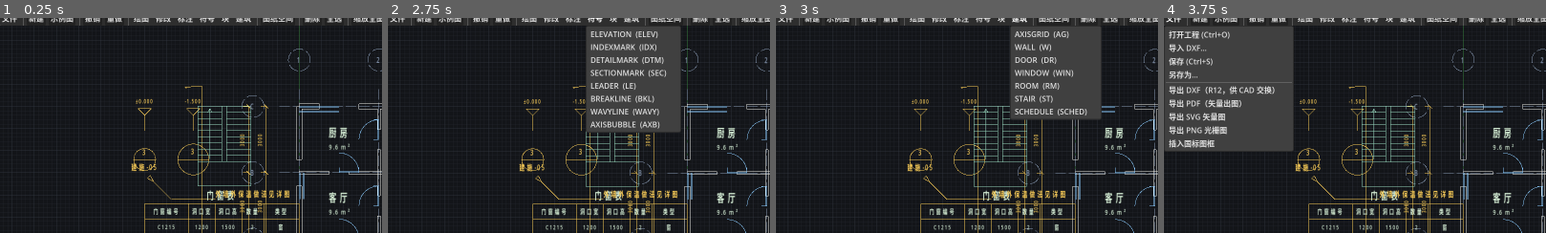
Above: before the commit, frames 1-4 (left to right).
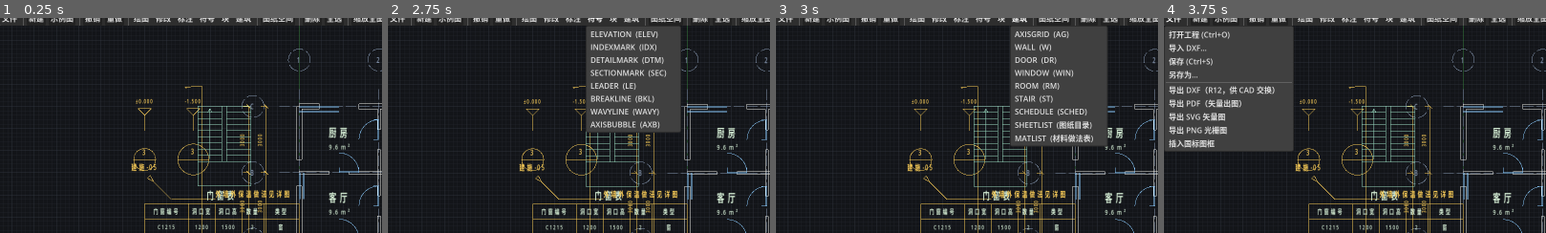
Above: after the commit, the same moments.

Repository: v-dao/HouseBuilder
Game: Godot game, scene res://src/main.tscn
Same seed, same stepped clock (60 frames per second), same inputs: the game is played once before the commit and once after it.
Inputs (mouse positions are % of the whole screen's width and height, from its top left):
- Up to frame 1 (0.25 s): no input
- Up to frame 2 (2.75 s): click (51, 96) at 0.52 s; type "12" at 0.6 s; click "标注" at 1.25 s; click "符号" at 2 s
- Up to frame 3 (3 s): click "建筑" at 2.75 s
- Up to frame 4 (3.75 s): click "文件" at 3.5 s
The pictures show only the part of the screen within x 0-50%, y 2-52%; the shares and areas given below are measured in that part.

Frames 1-2 are identical in both runs. In frame 3, 3.8% of the frame differs, in the area x 61-87%, y 3-60%; in frame 4, nothing differs.

Commit message:
补齐完成度审计发现的遗漏项
审计方式：逐条核对计划里的每个条目是否真的实现，
而不是凭印象 —— 结果发现八处未落实，其中两处只是同名字符串
出现在注释里（"图纸目录""材料做法"），实际并无实现。

补齐的内容
- GB/T 50002 建筑模数协调（src/gb/gb_modular.gd）：
  基本模数 1M=100、扩大模数 3M/6M/12M/15M/30M/60M、分模数 M/10、M/5、M/2；
  常用开间/进深/层高/墙厚/门窗洞口尺寸序列与校验函数
- 快速选择 QSELECT：按类型/图层/颜色索引筛选并入选择集
- 图纸目录 SHEETLIST：统计各布局的图名图号并生成表格
- 材料做法表 MATLIST：按标准做法模板生成表格（事后可逐格改文字）
- 块重定义：BLOCK 遇已存在的块名即重定义，所有引用同步更新。
  这是编辑块的标准流程：分解引用 -> 改图元 -> 用同一个名字重建
  （比单独的块编辑器更贴合实际工作方式，也不需要第二套文档模型）
- 批量出图：每个布局导出一个 PDF，文件名用「图号_图名」。
  PdfWriter 支持按布局出图：纸张取布局幅面、内容经视口变换、
  连同图框与标题栏一起输出，才是真正的所见即所得

表格绘制的实现细节
单元格内容按列宽折行、行高随内容自适应 —— 材料做法是多行文本，
不做处理会在表里糊成一团。

陷阱（已记入 docs/GDScript编码约定与陷阱.md）
- 内部类看不见外部类的静态方法，必须写限定名。
  本项目已因此踩过两次（CmdArch._line、CmdTables._build_table）
- 此前那次文档补丁因前面的断言失败而中止，两条陷阱都没写进去；
  这次核对后补齐，并新增"条件表达式不能当语句用"一条

测试：新增 13 项断言，累计 1577 项全通过

Diff:
--- a/src/app/main_window.gd
+++ b/src/app/main_window.gd
@@ -559,6 +559,7 @@
 	viewport.setup(doc)
 	if prop_panel != null:
 		prop_panel.setup(doc, viewport)
+		viewport.prop_panel_ref = prop_panel
 	if layer_panel != null:
 		layer_panel.setup(doc)
 	_refresh_status()
--- a/src/cmd/cmd_block.gd
+++ b/src/cmd/cmd_block.gd
@@ -102,6 +102,11 @@
 				if t == "":
 					return false
 				_name = t
+				# 块名已存在 -> 就是"重定义块"的用法（AutoCAD 的 BLOCK 行为）。
+				# 这是编辑块的标准流程：分解引用 -> 改图元 -> 用同一个名字重建。
+				if ctx.doc.blocks.has(_name):
+					ctx.set_status("块「%s」已存在，将重定义并由 %d 处引用同步更新。" % [
+						_name, _count_refs(_name)])
 				_state = S_KEEP
 				ctx.set_status(prompt())
 				return false
@@ -109,6 +114,15 @@
 				_finish_block(not t.to_upper().begins_with("N"))
 				return true
 		return false
+
+	## 统计某个块被多少处引用
+	func _count_refs(name: String) -> int:
+		var n := 0
+		for e in ctx.doc.entities:
+			if e is EntInsert and (e as EntInsert).block_name == name:
+				n += 1
+		return n
+
 
 	func _finish_block(keep: bool) -> void:
 		var blk := CadBlock.make(_name, _base)
@@ -122,18 +136,27 @@
 			c.handle = 0
 			c.transform_by(to_local)
 			blk.add(c)
+		var redefine := ctx.doc.blocks.has(_name)
+		var refs := _count_refs(_name)
 		ctx.doc.blocks[_name] = blk
-		# 用块引用替换原对象
-		var ins := EntInsert.make(_name, _base)
-		ins.layer = ctx.doc.current_layer
-		ins.aci = ctx.doc.current_aci
-		ctx.doc.add_entity(ins)
+		# 重定义且已有引用时不再新增引用 —— 那些引用会自动指向新定义，
+		# 用户是在"编辑块"，不是"再插一个"。
+		# 块引用通过块名解析几何，因此无需逐个通知更新。
+		if not (redefine and refs > 0):
+			var ins := EntInsert.make(_name, _base)
+			ins.layer = ctx.doc.current_layer
+			ins.aci = ctx.doc.current_aci
+			ctx.doc.add_entity(ins)
 		if not keep:
 			for e in ctx.selection.items:
 				ctx.doc.remove_entity(e)
 		ctx.selection.clear()
 		ctx.doc.commit_transaction()
-		ctx.set_status("已定义块「%s」，含 %d 个对象" % [_name, blk.entities.size()])
+		if redefine:
+			ctx.set_status("已重定义块「%s」（%d 个对象），%d 处引用已同步更新" % [
+				_name, blk.entities.size(), refs])
+		else:
+			ctx.set_status("已定义块「%s」，含 %d 个对象" % [_name, blk.entities.size()])
 
 	func cancel() -> void:
 		_abort()
--- /dev/null
+++ b/src/cmd/cmd_tables.gd
@@ -0,0 +1,354 @@
+class_name CmdTables
+extends RefCounted
+## 表格与选择类命令：快速选择、图纸目录、材料做法表。
+
+
+# ===========================================================================
+# 快速选择
+# ===========================================================================
+
+class QuickSelect extends CadCommand:
+	## 按条件筛选图元并入选择集。
+	## 支持三个条件：图元类型、图层、颜色索引；留空的表示不限。
+	enum { S_TYPE, S_LAYER, S_COLOR, S_DONE }
+	var _state := S_TYPE
+	var _type := ""
+	var _layer := ""
+	var _aci := -1
+	var _matched: Array[CadEntity] = []
+
+	## 类型名 -> 内部类型码
+	const TYPES := {
+		"直线": CadEntity.Type.LINE,
+		"多段线": CadEntity.Type.POLYLINE,
+		"圆": CadEntity.Type.CIRCLE,
+		"圆弧": CadEntity.Type.ARC,
+		"椭圆": CadEntity.Type.ELLIPSE,
+		"样条": CadEntity.Type.SPLINE,
+		"点": CadEntity.Type.POINT,
+		"文字": CadEntity.Type.TEXT,
+		"多行文字": CadEntity.Type.MTEXT,
+		"填充": CadEntity.Type.HATCH,
+		"标注": CadEntity.Type.DIMENSION,
+		"墙体": CadEntity.Type.WALL,
+		"块引用": CadEntity.Type.INSERT,
+		"符号": CadEntity.Type.SYMBOL,
+		"构造线": CadEntity.Type.XLINE,
+		"射线": CadEntity.Type.RAY,
+	}
+
+	func cmd_name() -> String:
+		return "QSELECT"
+
+	func aliases() -> PackedStringArray:
+		return PackedStringArray(["qs", "快速选择"])
+
+	func help_text() -> String:
+		return "快速选择：依次输入 类型 / 图层 / 颜色索引，留空表示不限"
+
+	func start(_args: Dictionary) -> void:
+		_state = S_TYPE
+		ctx.set_status(prompt())
+
+	func prompt() -> String:
+		match _state:
+			S_TYPE:
+				return "QSELECT 输入图元类型（留空不限）：%s" % ", ".join(TYPES.keys())
+			S_LAYER:
+				return "QSELECT 输入图层名（留空不限）。可选：%s" % ", ".join(ctx.doc.layer_names())
+			S_COLOR:
+				return "QSELECT 输入颜色索引 1~9（留空不限）:"
+		return ""
+
+	func on_text(s: String) -> bool:
+		var t := s.strip_edges()
+		match _state:
+			S_TYPE:
+				if t != "":
+					if not TYPES.has(t):
+						# 允许用内部类型名或英文缩写匹配
+						var hit := _match_type(t)
+						if hit == "":
+							ctx.set_status("没有类型「%s」" % t)
+							return false
+						t = hit
+					_type = t
+				_state = S_LAYER
+			S_LAYER:
+				if t != "":
+					if not ctx.doc.layers.has(t):
+						ctx.set_status("没有图层「%s」" % t)
+						return false
+					_layer = t
+				_state = S_COLOR
+			S_COLOR:
+				if t != "":
+					var v := t.to_int()
+					if v < 1 or v > 255:
+						ctx.set_status("颜色索引应在 1~255 之间")
+						return false
+					_aci = v
+				_apply()
+				return true
+		ctx.set_status(prompt())
+		return false
+
+	func _match_type(t: String) -> String:
+		var up := t.to_upper()
+		for k in TYPES.keys():
+			var name := String(k)
+			if name == t or name.to_upper() == up:
+				return name
+		# 英文名匹配
+		var en := {
+			"LINE": "直线", "POLYLINE": "多段线", "CIRCLE": "圆", "ARC": "圆弧",
+			"ELLIPSE": "椭圆", "SPLINE": "样条", "POINT": "点", "TEXT": "文字",
+			"MTEXT": "多行文字", "HATCH": "填充", "DIMENSION": "标注",
+			"WALL": "墙体", "INSERT": "块引用", "SYMBOL": "符号",
+		}
+		return String(en.get(up, ""))
+
+	func on_enter() -> bool:
+		return on_text("")
+
+	func cancel() -> void:
+		ctx.set_status("")
+
+	## 按条件筛选。命中者加入选择集（不清空原有内容，便于多次叠加筛选）。
+	func _apply() -> void:
+		ctx.selection.clear()
+		_matched.clear()
+		var want_type := int(TYPES.get(_type, -1)) if _type != "" else -1
+		for e in ctx.doc.entities:
+			if not e.visible:
+				continue
+			var l := ctx.doc.get_layer(e.layer)
+			if l != null and not l.is_selectable():
+				continue
+			if want_type >= 0 and e.type != want_type:
+				continue
+			if _layer != "" and e.layer != _layer:
+				continue
+			if _aci > 0 and e.aci != _aci:
+				continue
+			_matched.append(e)
+			ctx.selection.add(e)
+		ctx.notify_selection_changed()
+		ctx.set_status("快速选择：命中 %d 个对象（类型「%s」图层「%s」颜色 %s）" % [
+			_matched.size(),
+			_type if _type != "" else "不限",
+			_layer if _layer != "" else "不限",
+			str(_aci) if _aci > 0 else "不限"])
+		ctx.request_redraw()
+
+
+# ===========================================================================
+# 图纸目录
+# ===========================================================================
+
+class SheetList extends CadCommand:
+	func cmd_name() -> String:
+		return "SHEETLIST"
+
+	func aliases() -> PackedStringArray:
+		return PackedStringArray(["图纸目录"])
+
+	func help_text() -> String:
+		return "图纸目录：统计各布局的图名与图号，在指定位置生成表格"
+
+	func start(_args: Dictionary) -> void:
+		ctx.doc.begin_transaction("图纸目录")
+		ctx.set_status(prompt())
+
+	func prompt() -> String:
+		return "SHEETLIST 点取图纸目录左上角位置:"
+
+	func on_point(p: Vector2) -> bool:
+		var rows: Array = []
+		for l in ctx.doc.layouts:
+			var lay := l as CadLayout
+			var tf := lay.title_fields
+			rows.append([
+				String(tf.get("number", "")),
+				String(tf.get("drawing", lay.name)),
+				lay.format + ("竖" if lay.portrait else "横"),
+				"1:%d" % int(lay.main_viewport().scale),
+			])
+		# 没有布局时至少给一行说明，避免生成空表让人以为命令坏了
+		if rows.is_empty():
+			rows.append(["—", "（尚未建立布局）", "—", "—"])
+		CmdTables._build_table(ctx.doc, p, "图纸目录",
+			["图号", "图名", "幅面", "比例"], [1800.0, 4200.0, 1400.0, 1400.0], rows)
+		ctx.doc.commit_transaction()
+		ctx.set_status("图纸目录已生成（%d 行）" % rows.size())
+		return true
+
+	func on_enter() -> bool:
+		ctx.doc.rollback_transaction()
+		ctx.set_status("")
+		return true
+
+	func cancel() -> void:
+		ctx.doc.rollback_transaction()
+		ctx.set_status("")
+
+	func on_mouse_move(_p: Vector2) -> void:
+		pass
+
+
+# ===========================================================================
+# 材料做法表
+# ===========================================================================
+
+class MaterialTable extends CadCommand:
+	func cmd_name() -> String:
+		return "MATLIST"
+
+	func aliases() -> PackedStringArray:
+		return PackedStringArray(["材料做法表", "做法表"])
+
+	func help_text() -> String:
+		return "材料做法表：按标准做法模板生成表格，事后可用改文字命令逐格修改"
+
+	func start(_args: Dictionary) -> void:
+		ctx.doc.begin_transaction("材料做法表")
+		ctx.set_status(prompt())
+
+	func prompt() -> String:
+		return "MATLIST 点取材料做法表左上角位置:"
+
+	## 常见做法模板。生成后可用改文字命令逐格改 ——
+	## 做法因地区与项目而异，软件给模板而不是替用户定死。
+	const TEMPLATE := [
+		["地面", "1. 素土夯实\n2. 150 厚 3:7 灰土\n3. 60 厚 C15 混凝土\n4. 20 厚 1:2 水泥砂浆"],
+		["楼面", "1. 钢筋混凝土楼板\n2. 20 厚 1:2 水泥砂浆找平\n3. 结合层\n4. 面层"],
+		["内墙", "1. 基层处理\n2. 15 厚 1:1:6 混合砂浆打底\n3. 5 厚 1:0.3:3 混合砂浆面层\n4. 内墙涂料"],
+		["外墙", "1. 基层处理\n2. 15 厚 1:3 水泥砂浆打底\n3. 5 厚 1:2.5 水泥砂浆面层\n4. 外墙面砖或涂料"],
+		["顶棚", "1. 基层处理\n2. 5 厚 1:0.5:3 混合砂浆\n3. 5 厚 1:0.3:3 混合砂浆\n4. 顶棚涂料"],
+		["屋面", "1. 钢筋混凝土屋面板\n2. 20 厚 1:3 水泥砂浆找平\n3. 隔汽层\n4. 保温层\n5. 防水层\n6. 保护层"],
+		["散水", "1. 素土夯实\n2. 150 厚 3:7 灰土\n3. 60 厚 C15 混凝土\n4. 20 厚 1:2 水泥砂浆"],
+	]
+
+	func on_point(p: Vector2) -> bool:
+		var rows: Array = []
+		for r in TEMPLATE:
+			rows.append([String(r[0]), String(r[1])])
+		CmdTables._build_table(ctx.doc, p, "材料做法表",
+			["部位", "做  法"], [1600.0, 7600.0], rows)
+		ctx.doc.commit_transaction()
+		ctx.set_status("材料做法表已生成（%d 行），可用改文字命令逐格修改" % rows.size())
+		return true
+
+	func on_enter() -> bool:
+		ctx.doc.rollback_transaction()
+		ctx.set_status("")
+		return true
+
+	func cancel() -> void:
+		ctx.doc.rollback_transaction()
+		ctx.set_status("")
+
+	func on_mouse_move(_p: Vector2) -> void:
+		pass
+
+
+# ===========================================================================
+# 表格绘制的公共实现
+# ===========================================================================
+
+## 生成一个带标题与表头的表格。rows 为二维字符串数组。
+## 单元格内容过长时按列宽折行，行高随内容自适应 ——
+## 材料做法这类多行文本不做处理会糊成一团。
+static func _build_table(doc: CadDocument, origin: Vector2, title: String,
+		headers: Array, widths: Array, rows: Array) -> void:
+	var total_w := 0.0
+	for w in widths:
+		total_w += float(w)
+	var title_h := 900.0
+	var head_h := 700.0
+	# 逐行按内容算高度
+	var heights: Array = []
+	for r in rows:
+		var lines := 1
+		for i in range((r as Array).size()):
+			var txt := String((r as Array)[i])
+			var n := txt.split("\n").size()
+			var per_line := maxi(int(float(widths[i]) / 420.0), 1)
+			var est := int(ceil(float(txt.length()) / float(per_line)))
+			lines = maxi(lines, maxi(n, est))
+		heights.append(560.0 + float(lines - 1) * 420.0)
+	var body_h := 0.0
+	for h in heights:
+		body_h += float(h)
+
+	# 线框
+	var top := origin.y
+	var bottom := top - title_h - head_h - body_h
+	var lay := "尺寸标注"
+	_h_line(doc, Vector2(origin.x, top), Vector2(origin.x + total_w, top))
+	_h_line(doc, Vector2(origin.x, top - title_h), Vector2(origin.x + total_w, top - title_h))
+	_h_line(doc, Vector2(origin.x, top - title_h - head_h),
+		Vector2(origin.x + total_w, top - title_h - head_h))
+	_h_line(doc, Vector2(origin.x, bottom), Vector2(origin.x + total_w, bottom))
+	var x := origin.x
+	_v_line(doc, x, top, bottom)
+	for w in widths:
+		x += float(w)
+		_v_line(doc, x, top, bottom)
+	# 每行的横线
+	var y := top - title_h - head_h
+	for h in heights:
+		y -= float(h)
+		_h_line(doc, Vector2(origin.x, y), Vector2(origin.x + total_w, y))
+
+	# 标题
+	_center_text(doc, Vector2(origin.x + total_w * 0.5, top - title_h * 0.5), title, 600.0)
+	# 表头
+	x = origin.x
+	for i in range(headers.size()):
+		_center_text(doc, Vector2(x + float(widths[i]) * 0.5, top - title_h - head_h * 0.5),
+			String(headers[i]), 350.0)
+		x += float(widths[i])
+	# 数据
+	y = top - title_h - head_h
+	for ri in range(rows.size()):
+		var r: Array = rows[ri]
+		var rh := float(heights[ri])
+		x = origin.x
+		for i in range(r.size()):
+			var txt := String(r[i])
+			var lines := txt.split("\n")
+			# 单元格内多行：自上而下排，行高不够时按列宽截断
+			var line_h := 420.0
+			var start_y := y - rh * 0.5 + float(lines.size() - 1) * line_h * 0.5
+			for li in range(lines.size()):
+				var cell := String(lines[li])
+				var per_line := maxi(int(float(widths[i]) / 420.0), 1)
+				if cell.length() > per_line * 3:
+					cell = cell.substr(0, per_line * 3 - 1) + "…"
+				_center_text(doc, Vector2(x + float(widths[i]) * 0.5, start_y - float(li) * line_h),
+					cell, 320.0)
+			x += float(widths[i])
+		y -= rh
+
+
+static func _h_line(doc: CadDocument, a: Vector2, b: Vector2) -> void:
+	var e := EntLine.make(a, b)
+	e.layer = "尺寸标注"
+	e.aci = 256
+	e.lineweight = 0.5
+	doc.add_entity(e, false)
+
+
+static func _v_line(doc: CadDocument, x: float, top: float, bottom: float) -> void:
+	_h_line(doc, Vector2(x, top), Vector2(x, bottom))
+
+
+static func _center_text(doc: CadDocument, pos: Vector2, s: String, h: float) -> void:
+	var t := EntText.make(pos, s, h)
+	t.text_style = "仿宋_3.5"
+	t.h_align = EntText.HAlign.CENTER
+	t.v_align = EntText.VAlign.MIDDLE
+	t.layer = "文字"
+	t.aci = 256
+	doc.add_entity(t, false)
--- a/src/cmd/command_context.gd
+++ b/src/cmd/command_context.gd
@@ -20,6 +20,12 @@
 		viewport.queue_redraw()
 
 
+## 命令里改了选择集后调用，让界面（状态栏、特性面板）同步刷新
+func notify_selection_changed() -> void:
+	if viewport != null and viewport.has_method("notify_selection_changed"):
+		viewport.notify_selection_changed()
+
+
 func set_status(msg: String) -> void:
 	if viewport != null and viewport.has_method("set_prompt"):
 		viewport.set_prompt(msg)
--- a/src/cmd/command_registry.gd
+++ b/src/cmd/command_registry.gd
@@ -32,9 +32,12 @@
 	["ROOM", ["RM", "房间"], "建筑", "房间：点取内部一点，自动算净面积并标注"],
 	["STAIR", ["ST", "楼梯"], "建筑", "参数化双跑楼梯：踏步数/踏步宽/梯段宽/平台深"],
 	["SCHEDULE", ["SCHED", "门窗表"], "建筑", "门窗表：统计门窗洞口并生成表格"],
+	["SHEETLIST", ["图纸目录"], "建筑", "图纸目录：统计各布局的图名图号并生成表格"],
+	["MATLIST", ["材料做法表"], "建筑", "材料做法表：按标准做法模板生成表格"],
 	["TEXT", ["DT", "T", "文字"], "绘制", "单行文字：位置 + 字高 + 内容"],
 	["MTEXT", ["MT", "多行文字"], "绘制", "多行文字：字宽框 + 字高 + 内容（支持自动换行与分段）"],
 	["TEXTEDIT", ["ED", "DDEDIT", "改文字"], "编辑", "修改文字：点取文字图元后改内容"],
+	["QSELECT", ["QS", "快速选择"], "编辑", "快速选择：按类型/图层/颜色筛选并选中"],
 
 	# --- 编辑 ---
 	["ERASE", ["E", "删除"], "编辑", "删除选中的图元"],
@@ -270,6 +273,12 @@
 			return CmdArch.StairCmd.new()
 		"SCHEDULE":
 			return CmdArch.ScheduleCmd.new()
+		"QSELECT":
+			return CmdTables.QuickSelect.new()
+		"SHEETLIST":
+			return CmdTables.SheetList.new()
+		"MATLIST":
+			return CmdTables.MaterialTable.new()
 	return null
 
 
--- /dev/null
+++ b/src/gb/gb_modular.gd
@@ -0,0 +1,113 @@
+class_name GbModular
+extends RefCounted
+## 建筑模数协调（GB/T 50002—2013）与常用尺寸预设。
+##
+## 模数的作用：把所有尺寸约束到一套协调的数列上，
+## 这样构件之间才能互换、预制件才能通用。
+## 制图时把尺寸吸附到模数序列上，能从源头避免"3600 配 3610"这类问题。
+##
+## 三套数列：
+##   · 基本模数 M = 100mm
+##   · 扩大模数（用于开间、进深、层高）3M/6M/12M/15M/30M/60M
+##   · 分模数（用于缝隙、构造厚度）M/10、M/5、M/2
+
+const M := 100.0
+
+## 扩大模数
+const EXPANDED := [300.0, 600.0, 1200.0, 1500.0, 3000.0, 6000.0]
+## 分模数
+const SUB := [10.0, 20.0, 50.0]
+
+## 常用开间（住宅，mm）
+const BAY_WIDTHS := [2700.0, 3000.0, 3300.0, 3600.0, 3900.0, 4200.0, 4500.0]
+## 常用进深
+const BAY_DEPTHS := [3900.0, 4200.0, 4500.0, 4800.0, 5100.0, 5400.0, 6000.0, 6600.0]
+## 常用层高
+const STOREY_HEIGHTS := [2700.0, 2800.0, 2900.0, 3000.0, 3300.0]
+## 常用墙厚
+const WALL_THICKNESSES := [60.0, 90.0, 120.0, 180.0, 190.0, 200.0, 240.0, 250.0, 300.0, 370.0]
+## 常用门洞宽 / 窗洞宽
+const DOOR_WIDTHS := [700.0, 800.0, 900.0, 1000.0, 1200.0, 1500.0, 1800.0]
+const WINDOW_WIDTHS := [600.0, 900.0, 1200.0, 1500.0, 1800.0, 2100.0, 2400.0]
+## 常用洞口高
+const DOOR_HEIGHTS := [2000.0, 2100.0, 2400.0]
+const WINDOW_HEIGHTS := [600.0, 900.0, 1200.0, 1500.0, 1800.0, 2100.0]
+
+
+## 尺寸是否落在给定模数的整数倍上
+static func is_module(value: float, module: float) -> bool:
+	if module <= 0.0:
+		return false
+	return absf(value / module - roundf(value / module)) <= Tol.DIST
+
+
+## 吸附到最近的模数倍数
+static func snap_to_module(value: float, module: float) -> float:
+	if module <= 0.0:
+		return value
+	return roundf(value / module) * module
+
+
+## 从候选序列里取最接近的值
+static func nearest_in(value: float, choices: Array) -> float:
+	var best: float = float(choices[0])
+	var bd := absf(value - best)
+	for c in choices:
+		var d := absf(value - float(c))
+		if d < bd:
+			bd = d
+			best = float(c)
+	return best
+
+
+## 校验一批尺寸，返回不合模数的问题描述列表。
+## 用于建筑工具的输入校验 —— 在源头提醒，比事后返工划算。
+static func validate(value: float, label: String, module := M) -> String:
+	if is_module(value, module):
+		return ""
+	return "%s %.0f 不是 %gmm 的整数倍（最近合规值 %.0f）" % [
+		label, value, module, snap_to_module(value, module)]
+
+
+## 一组常用尺寸校验，供轴距、墙厚、洞口宽等输入使用
+static func validate_all(value: float, label: String, choices: Array) -> String:
+	for c in choices:
+		if absf(value - float(c)) <= Tol.DIST:
+			return ""
+	return "%s %.0f 不在常用尺寸序列中（最近 %.0f）" % [
+		label, value, nearest_in(value, choices)]
+
+
+## 按类型取常用尺寸序列
+static func presets(kind: String) -> Array:
+	match kind:
+		"开间":
+			return BAY_WIDTHS
+		"进深":
+			return BAY_DEPTHS
+		"层高":
+			return STOREY_HEIGHTS
+		"墙厚":
+			return WALL_THICKNESSES
+		"门洞宽":
+			return DOOR_WIDTHS
+		"窗洞宽":
+			return WINDOW_WIDTHS
+		"门洞高":
+			return DOOR_HEIGHTS
+		"窗洞高":
+			return WINDOW_HEIGHTS
+	return []
+
+
+## 供界面用的下拉项：[显示名, 值]
+static func preset_items(kind: String) -> Array:
+	var out := []
+	for v in presets(kind):
+		out.append(["%s %.0f" % [kind, float(v)], float(v)])
+	return out
+
+
+## 全部预设的分类名
+static func kinds() -> Array[String]:
+	return ["开间", "进深", "层高", "墙厚", "门洞宽", "窗洞宽", "门洞高", "窗洞高"] as Array[String]
--- a/src/io/pdf_writer.gd
+++ b/src/io/pdf_writer.gd
@@ -15,6 +15,9 @@
 
 ## 纸张尺寸（mm）。默认 A3 横放。
 var paper := Vector2(420.0, 297.0)
+## 若指定布局，则按布局出图：纸张取布局幅面、内容经布局视口变换，
+## 并连同图框与标题栏一起输出 —— 这才是真正的"所见即所得"出图。
+var layout: CadLayout = null
 ## 出图比例（1:100 记 100）。模型毫米 / 该比例 = 图纸毫米。
 var plot_scale := 100.0
 ## 模型空间 -> 图纸空间的自适应缩放（内容超出纸张时自动缩小）
@@ -93,6 +96,13 @@
 # ---------------------------------------------------------------------------
 
 func _compute_page_transform(doc: CadDocument) -> void:
+	if layout != null:
+		# 按布局出图：纸张取布局幅面，内容按视口比例摆放。
+		# 此时 view 的语义是"图纸毫米"，与纸张坐标一致，故比例恒为 1。
+		paper = layout.paper_size()
+		_page_scale = 1.0
+		_page_offset = Vector2.ZERO
+		return
 	var bb := doc.get_bbox()
 	if bb.size.x <= 0.0 and bb.size.y <= 0.0:
 		bb = Rect2(0, 0, 100, 100)
@@ -124,6 +134,9 @@
 # ---------------------------------------------------------------------------
 
 func _emit_content(doc: CadDocument, out: PackedByteArray) -> void:
+	if layout != null:
+		_emit_layout(doc, out)
+		return
 	var names := doc.layer_names()
 	for name in names:
 		var l: CadLayer = doc.layers.get(name)
@@ -133,6 +146,57 @@
 			if e.layer != name or not e.visible:
 				continue
 			_emit_entity(doc, e, l, out)
+
+
+## 按布局出图：白底 + 图框/标题栏/会签栏 + 视口内的模型内容。
+## 模型内容按「模型 -> 图纸」变换后绘制，不做裁剪 ——
+## 出图时视口本身是按图形范围算出来的，正常不会溢出。
+func _emit_layout(doc: CadDocument, out: PackedByteArray) -> void:
+	var paper_size := layout.paper_size()
+	# 纸张底色
+	out.append_array(_bytes("q 1 1 1 rg 0 0 %.3f %.3f re f Q
+" % [
+		paper_size.x * MM2PT, paper_size.y * MM2PT]))
+	# 图框 + 标题栏 + 会签栏：按 1:1 图纸尺寸生成到临时文档后绘制
+	var fd := CadDocument.new()
+	fd.plot_scale = 1.0
+	GbSheet.build_frame(fd, layout.format, layout.portrait, layout.title_fields)
+	var saved_doc := doc
+	# 图框在图纸坐标系里，比例恒为 1
+	_page_scale = 1.0
+	_page_offset = Vector2.ZERO
+	for name in fd.layer_names():
+		var l: CadLayer = fd.layers[name]
+		for e in fd.entities:
+			if e.layer == name and e.visible:
+				_emit_entity(fd, e, l, out)
+	# 各视口内的模型内容
+	for v in layout.viewports:
+		var vp := v as CadLayout.PaperView
+		# 模型 -> 图纸：先减去模型中心，除以比例，再平移到视口中心
+		for name2 in saved_doc.layer_names():
+			var l2: CadLayer = saved_doc.layers[name2]
+			if not l2.is_displayable():
+				continue
+			for e2 in saved_doc.entities:
+				if e2.layer != name2 or not e2.visible:
+					continue
+				_emit_entity_in_view(saved_doc, e2, l2, vp, out)
+
+
+## 在视口变换下输出图元。做法是把图元坐标先经「模型->图纸」再走常规的 _pt()。
+func _emit_entity_in_view(doc: CadDocument, e: CadEntity, l: CadLayer,
+		vp: CadLayout.PaperView, out: PackedByteArray) -> void:
+	var saved := _page_offset
+	var saved_scale := _page_scale
+	# _pt() 内部是 p * _page_scale + _page_offset，而视口变换是
+	# (p - model_center)/scale + 视口中心，两者可以合并成仿射形式：
+	#   缩放 = 1/scale，偏移 = 视口中心 - model_center/scale
+	_page_scale = 1.0 / maxf(vp.scale, 1.0e-9)
+	_page_offset = vp.paper_rect.position + vp.paper_rect.size * 0.5 - vp.model_center * _page_scale
+	_emit_entity(doc, e, l, out)
+	_page_scale = saved_scale
+	_page_offset = saved
 
 
 func _emit_entity(doc: CadDocument, e: CadEntity, l: CadLayer, out: PackedByteArray) -> void:
--- a/src/ui/cad_viewport.gd
+++ b/src/ui/cad_viewport.gd
@@ -113,6 +113,18 @@
 
 func selection_items() -> Array[CadEntity]:
 	return ctx.selection.items
+
+
+## 供命令在改动选择集后主动通知界面
+func notify_selection_changed() -> void:
+	selection_changed.emit(ctx.selection.size())
+	if prop_panel_ref != null and is_instance_valid(prop_panel_ref):
+		prop_panel_ref.call("refresh")
+	queue_redraw()
+
+
+## 特性面板的引用（由主窗口注入），命令改了选择集后需要刷新它
+var prop_panel_ref: Object = null
 
 
 ## 把屏幕坐标解析为实际的输入点（经对象捕捉/正交/极轴/栅格处理）。
Not shown, added: src/cmd/cmd_tables.gd.uid
Not shown, added: src/gb/gb_modular.gd.uid
Not shown, changed: docs/GDScript编码约定与陷阱.md
